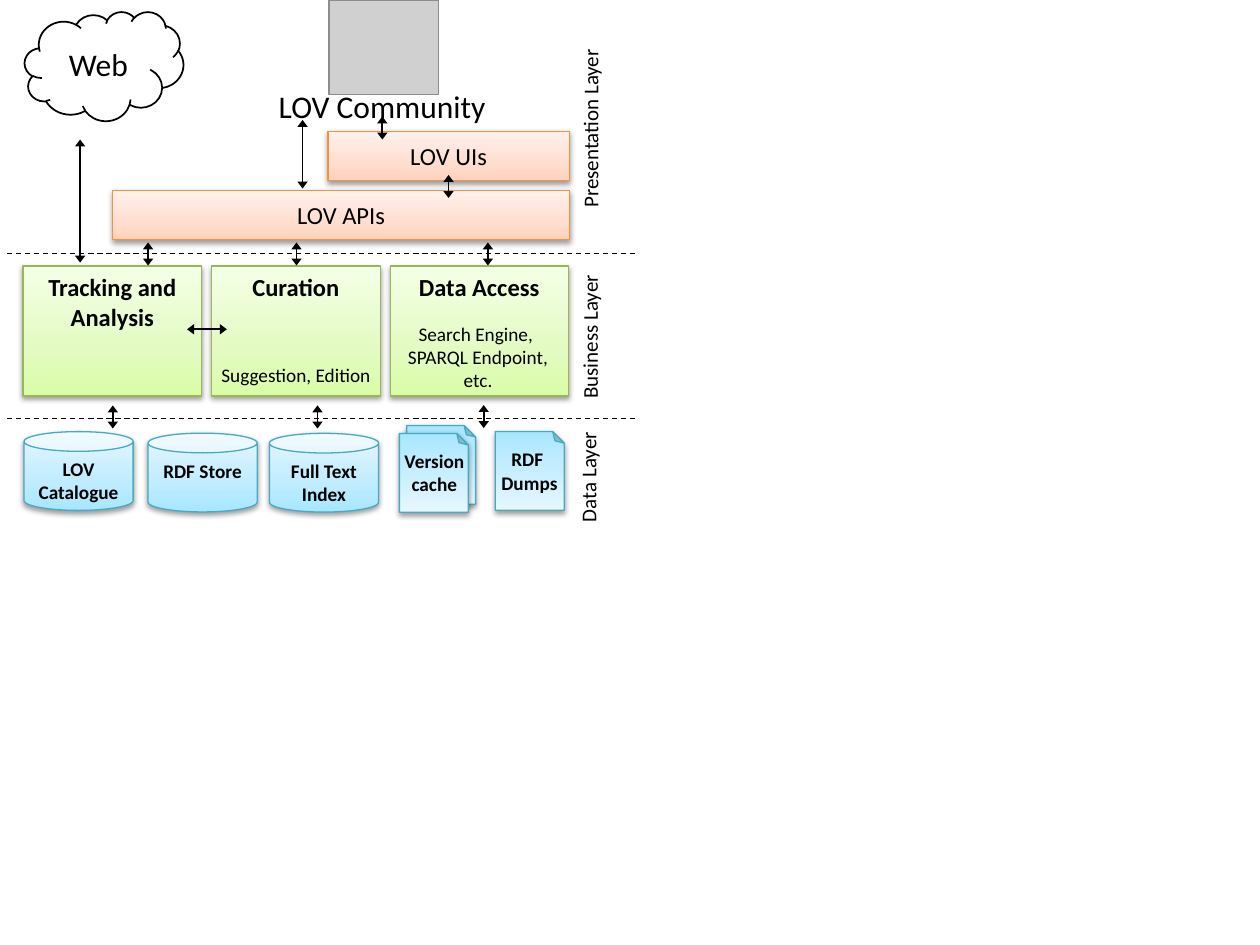
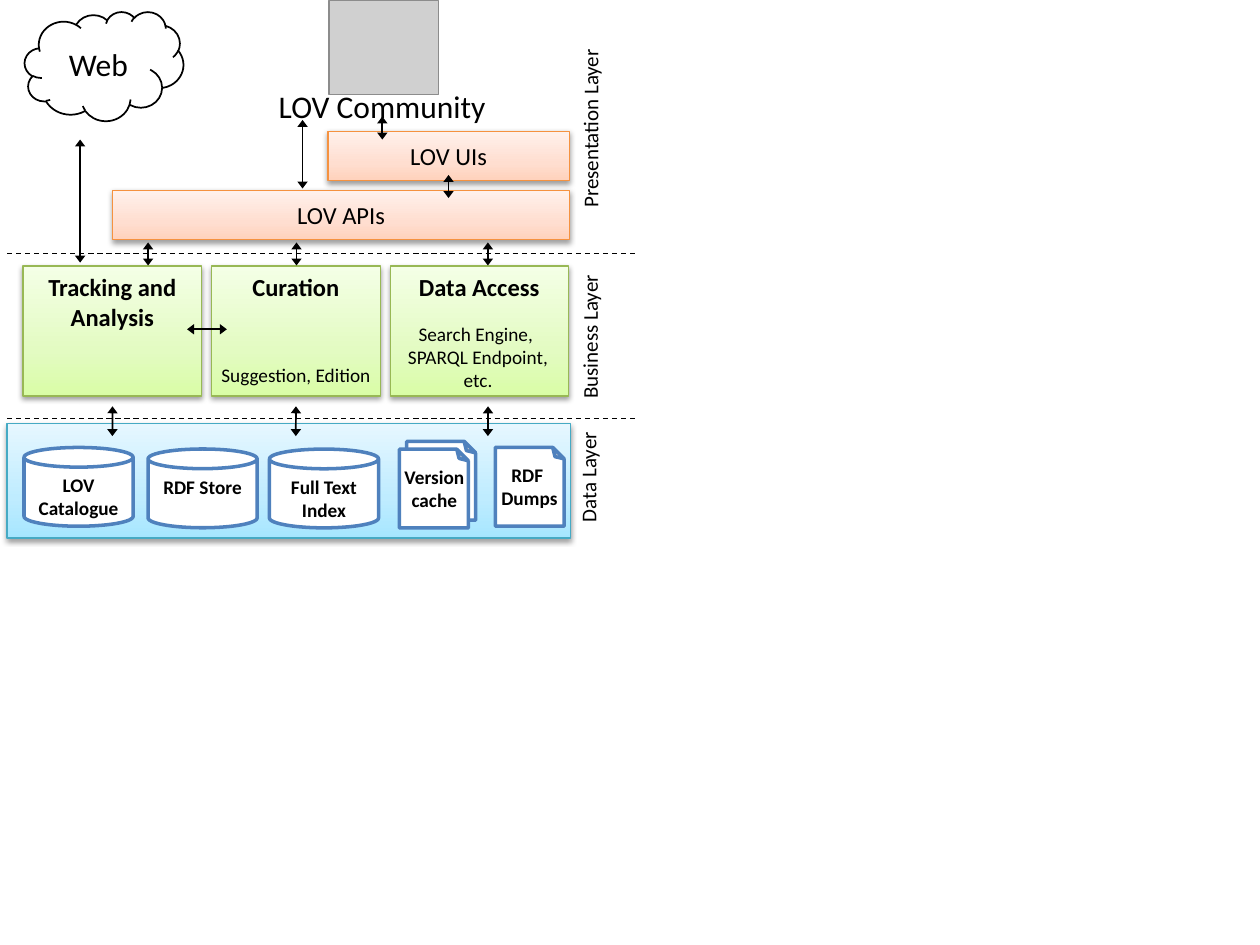
Before and after one commit to gatemezing/swj_lovPaper, a slide deck: slide 4 of 1 First Review/LOV.pptx. Drawn at 1260x945 pixels with LibreOffice and Linux fonts; fonts in the diff are those of the drawing; grey boxes stand for pictures. Boxes give left, top, right and bottom in pixels: in the first picture for what was removed or moved away, otherwise in the second. Text is boxed around its words. In the diff, an @@ line names an element or a change of style, - is before the commit and + after.

```diff
--- a/1 First Review/LOV.pptx
+++ b/1 First Review/LOV.pptx
@@ double arrow moved from (113, 406) - (113, 428) to (112, 407) - (112, 436) @@
@@ double arrow moved from (318, 406) - (318, 428) to (296, 407) - (296, 436) @@
@@ double arrow moved from (484, 404) - (484, 428) to (488, 407) - (488, 436) @@
@@ rectangle added at (x1=8, y1=423, x2=571, y2=538), fill gradient #A7E6FF to #C1EDFF to #E7F8FF, outline #46AAC5 0.75 pt @@
@@ 3 cylinders, 3 folded corners, 2 texts moved together from (x1=24, y1=426, x2=564, y2=513) to (x1=24, y1=441, x2=564, y2=529) @@
@@ fill gradient #A7E6FF to #C1EDFF to #E7F8FF to #FFFFFF; outline #46AAC5 0.75 pt to #4F81BD 2 pt; shadow off in 6 elements at (x1=24, y1=447, x2=134, y2=527), (x1=149, y1=449, x2=258, y2=528), (x1=270, y1=449, x2=379, y2=528), (x1=495, y1=447, x2=564, y2=527), (x1=407, y1=441, x2=476, y2=520), (x1=399, y1=450, x2=469, y2=529) @@
```
Also in this commit, not shown: 2 slides removed, 6 other files.
